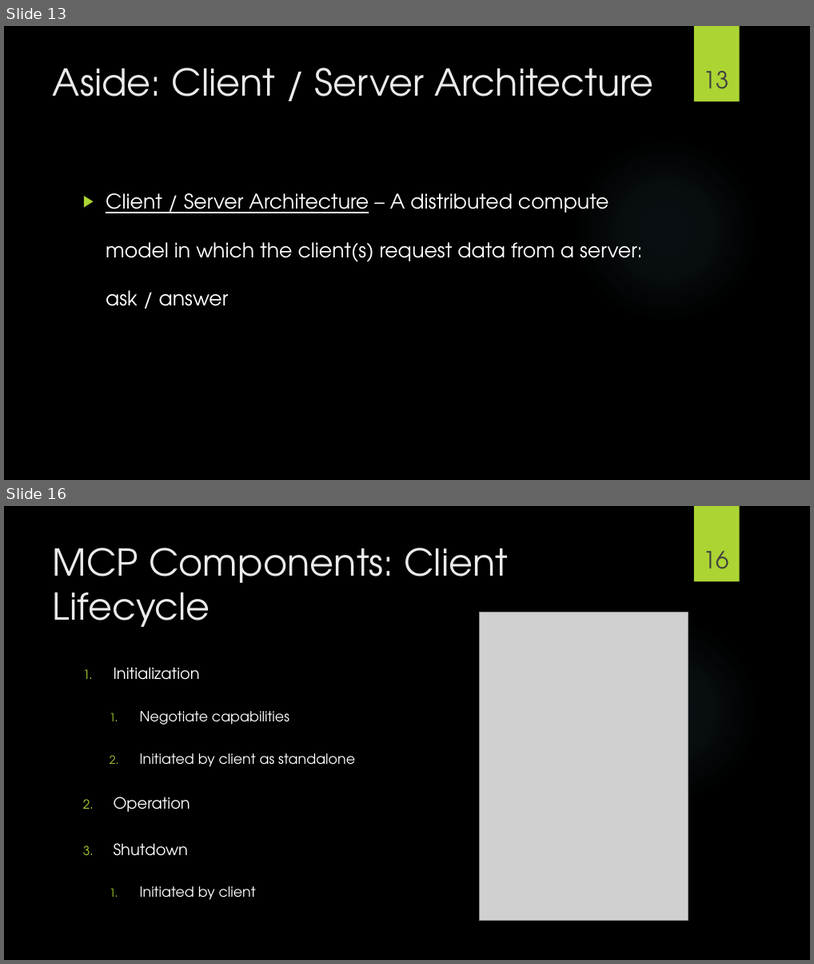
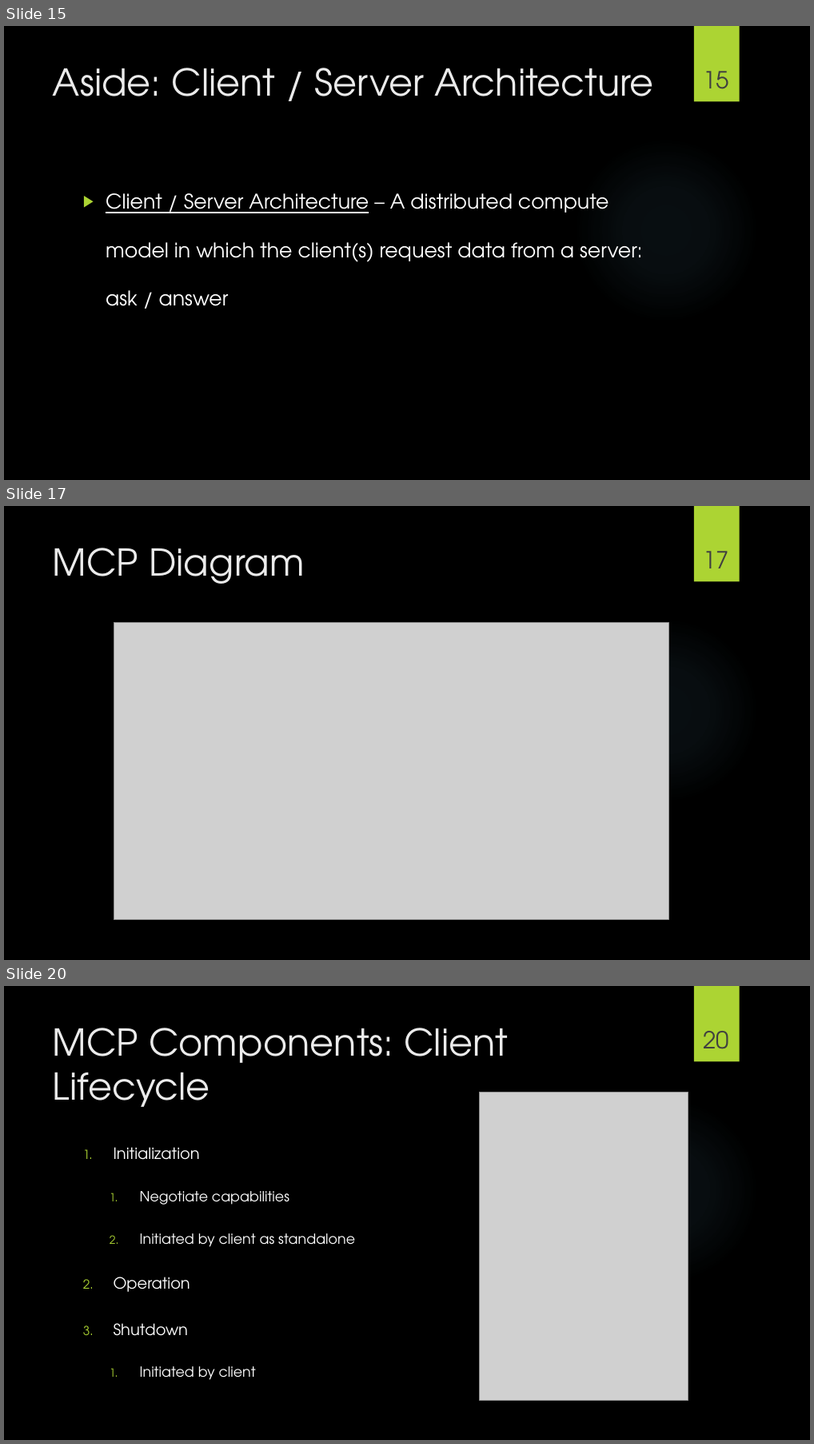
Before and after one commit to frank113/mcp_nycr_demo, a slide deck: slides/mcp_slides.pptx. Shown one above the other, each under a label of ours: slides 13 and 16 before the commit, slides 15, 17 and 20 after it; the slides between them are not shown. The pictures are 814x964 and 814x1444 pixels, drawn with LibreOffice and Linux fonts; fonts in the diff are those of the drawing; grey boxes stand for pictures; background and template pictures are left out. Boxes give left, top, right and bottom in pixels: in the first picture for what was removed or moved away, otherwise in the second. Text is boxed around its words. In the diff, an @@ line names an element or a change of style, - is before the commit and + after.

```diff
--- a/slides/mcp_slides.pptx
+++ b/slides/mcp_slides.pptx
@@ slide 17 added at (4, 506, 810, 960), background picture (left out); not listed: 2 template elements that a slide beside it also shows @@
@@ title added at (53, 548, 304, 584), 44 pt, text #EBEBEB @@
+MCP Diagram
@@ page number added at (703, 551, 730, 568), 28 pt, text #404040 @@
+17
@@ picture added at (114, 622, 669, 919) @@
@@ what was slide 13 is now slide 15 @@
@@ page number at (703, 71, 730, 89): text changed @@
-13
+15
@@ what was slide 16 is now slide 20 @@
@@ page number at (703, 1031, 730, 1049): text changed @@
-16
+20
```
Also in this commit, not shown: 7 slides changed, 4 other slides added, 2 other files.
